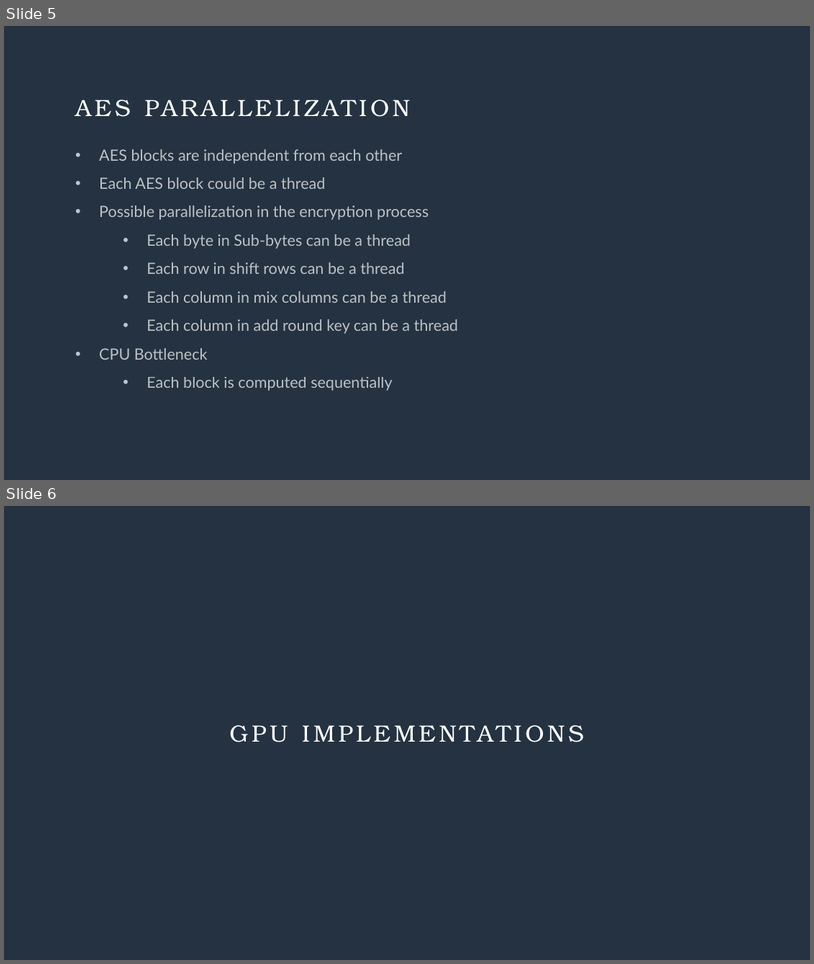
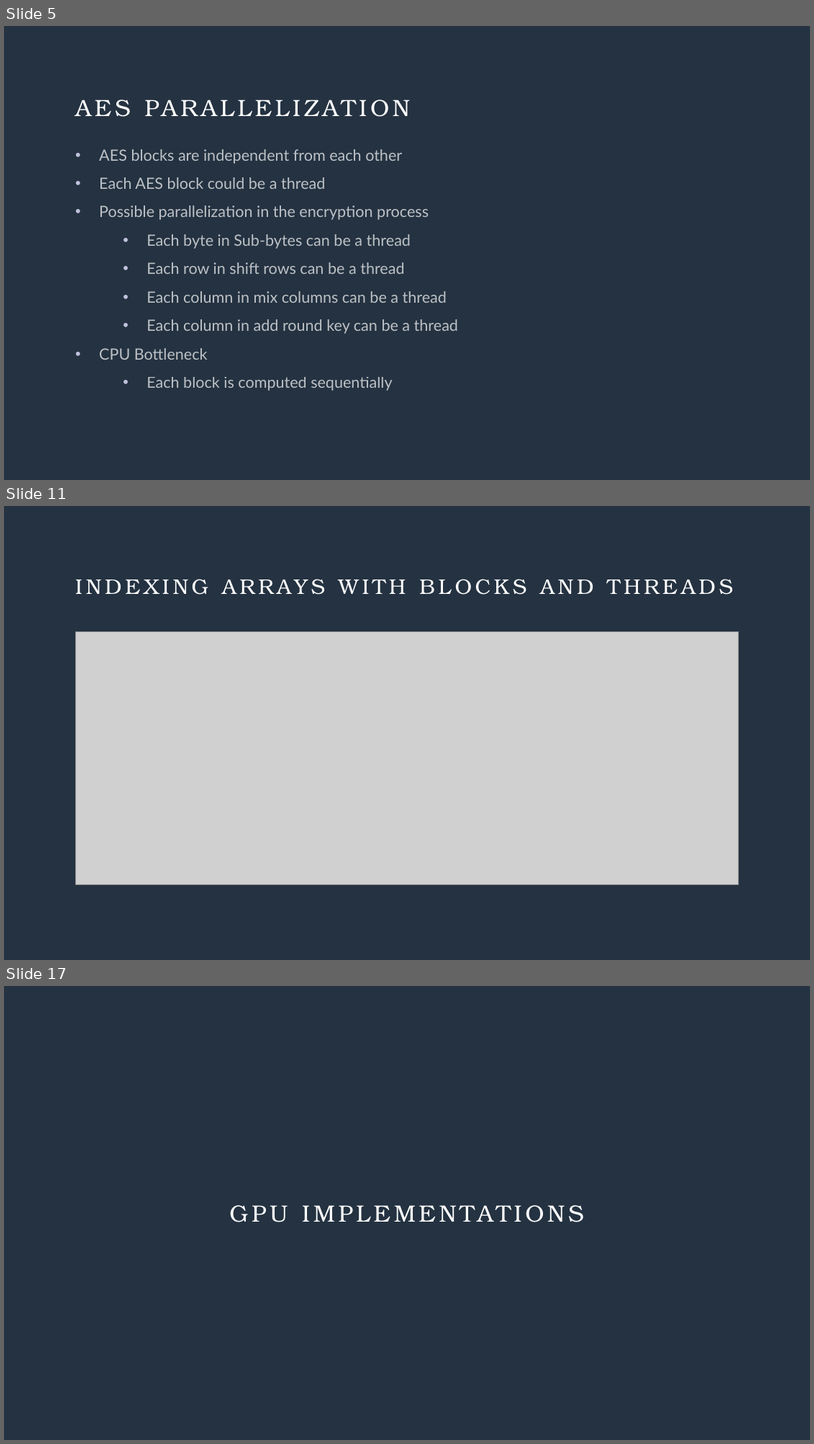
Before and after one commit to Julian-Singkham/AES-and-RSA-CUDA, a slide deck: cs4981_gpu-cuda-encryption.pptx. Shown one above the other, each under a label of ours: slides 5 and 6 before the commit, slides 5, 11 and 17 after it; the slides between them are not shown. The pictures are 814x964 and 814x1444 pixels, drawn with LibreOffice and Linux fonts; fonts in the diff are those of the drawing; grey boxes stand for pictures. Boxes give left, top, right and bottom in pixels: in the first picture for what was removed or moved away, otherwise in the second. Text is boxed around its words. In the diff, an @@ line names an element or a change of style, - is before the commit and + after.

```diff
--- a/cs4981_gpu-cuda-encryption.pptx
+++ b/cs4981_gpu-cuda-encryption.pptx
@@ slide 11 added at bbox=[4, 506, 810, 960], background #243241 @@
@@ title added at bbox=[75, 579, 733, 595], 25.2 pt, text #FFFFFF @@
+INDEXING ARRAYS WITH BLOCKS AND THREADS
@@ picture added at bbox=[75, 631, 739, 884] @@
@@ what was slide 6 is now slide 17 @@
```
Also in this commit, not shown: 12 other slides added.
